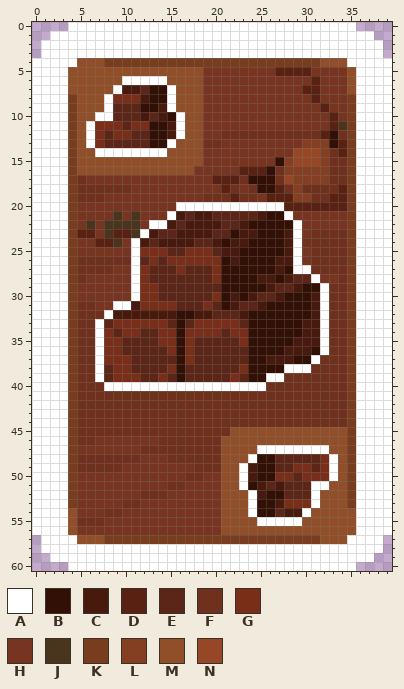
Pixel-art sprite: KrampitzKreutzwiserSettlersOfCatan/src/textures/cards/cardClay.png. Above is the file before it was changed.
The file is 80x122 pixels, drawn in blocks of 2x2; one block is one cell here. Colours within 5 levels of each other are drawn and written as one.
Palette (. is transparent): A #ffffff  B #321006  C #471a0d  D #582111  E #5b2617  F #6f311e  G #782e19  H #773521  J #49341e  K #783d1e  L #843e22  M #914f29  N #964726
The result:
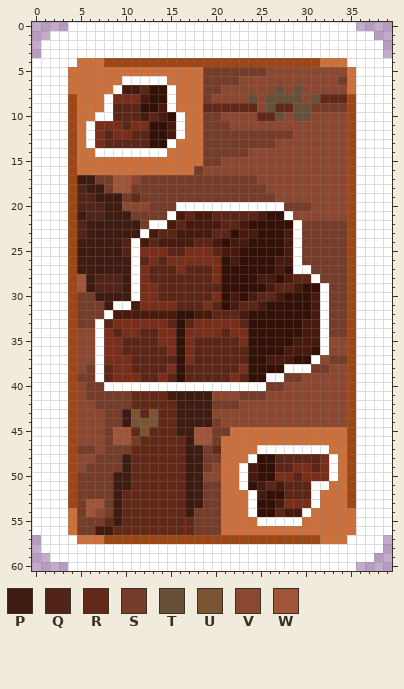
Colours new in this view: P #3d1b11  Q #522417  R #632918  S #763c2a  T #675038  U #7a5433  V #8c4730  W #a05538
What changed:
colour K: #783d1e -> #9c4715
colour M: #914f29 -> #cc703c
y 5: x 19..34 HHHHHHHHDDDDHHHH -> SSSSSSSVVVVVVVVV
y 6: x 19..34 HHHHHHHHHHHHDHHH -> SSSSVVVVVVVVVVVS
y 7: x 19..34 HHHHHHHHHHHDDHHH -> SSVVVVVVTVTVVVVV
y 8: x 19..34 HHHHHHHHHHHHDHHH -> SVVVVTVTTTTVTRRR
y 9: x 19..34 HHHHHHHHHHHHHDHH -> RRRRRRVTRRTTSSSS
y 10: x 19..34 HHHHHHHHHHHHHHDH -> SSVVVVRRTVTTVVVV
y 11: x 19..34 HHHHHHHHHHHHHHDJ -> SSSVVVVVVVVVVVVV
y 12: x 19..34 HHFFFFFFFFFFFDBF -> SSSSSSSSSSVVVVVV
y 13: x 19..34 FFHHHHHHHHHLLLBD -> SSSSSSSSVVVVVVVV
y 14: x 19..34 HHHHHHHHHHNNNLFD -> SSSSSVVVVVVVVVVV
y 15: x 19..34 HHHHHHHHBLNNNLFF -> SSVVVVVVVVVVVVVV
y 16: x 18..34 HHHHHDDDBFLLLLLFF -> SVVVVVVVVVVVVVVVV
y 17: x 5..34 FHHHHHHHHHHHHHHDDDFBBBFNLLLLFF -> PPSSWWVSSSSSSSSSSSSSVVVVVVVVVV
y 18: x 5..34 FFFFFFHHHHHHHHHHDFHFBBDFLFFFFD -> QPPSWWSSSSSSSSSSSSSSSVVVVVVVVV
y 19: x 5..34 FFFHHHHHHHHHHHFFFDFFHDDDLLFFDD -> QQPPPSRSSSSSSSSSSSSSSSVVVVVVVV
y 20: x 5..15 HHHHHHHHHHH -> QQQPPVVVSSS; x 28..34 DDDDDDD -> SSSVVVV
y 21: x 5..14 HHHHJHJHHH -> PQQPPPSSSS; x 29..34 HHHHHH -> VVVVVV
y 22: x 5..12 HJHJJJJH -> QPPPPPPS; x 30..34 HHHHH -> SSSSS
y 23: x 5..11 DDHJDDJ -> QPPPPPP; x 30..34 HFFFF -> SSSSS
y 24: x 5..10 HHDDJH -> PPPPPQ; x 30..34 FFFFF -> SSSSS
y 25: x 5..10 HHHHHH -> PPPPPQ; x 30..34 HFFFF -> SSSSS
y 26: x 5..10 FFFFFF -> PPPPPP; x 30..34 HFFFF -> SSSSS
y 27: x 5..10 FFFFHH -> PPPPPP; x 31..34 FFFF -> SSSS
y 28: x 5..10 FHHHHH -> WPQQQP; x 32..34 HHF -> SSS
y 29: x 5..10 HHHHHH -> WPQQQP; x 33..34 FF -> SS
y 30: x 5..10 HHHHHH -> SSPPPP; x 33..34 FF -> SS
y 31: x 5..8 FFHH -> SSSP; x 33..34 FF -> SS
y 32: x 5..7 FFF -> SSS; x 33..34 FF -> SS
y 33: x 5..6 FF -> SS; x 33..34 FF -> SS
y 34: x 5..6 FF -> VV; x 33..34 FF -> SS
y 35..36: x 5..6 FF -> VV; x 33..34 FF -> VV
y 37: x 5..6 FF -> VV; x 32..34 FFF -> VSS
y 38: x 5..6 FF -> VS; x 31..34 FFFF -> SSVV
y 39: x 5..6 FF -> SS; x 28..34 FFFFFFF -> SSVVVVV
y 40: x 5..7 FFF -> VSS; x 26..34 FFFFFFFFF -> SSVVVVVVV
y 41: x 5..34 FFFFFFFFFFFFFFFFFFFFFFFFFFFFFF -> VSSSSSRRRRPPPPPVVVSSSVVVVVVVVV
y 42: x 5..34 FFFFFFFFFFFFFFFFFFFFFFFFFFFFFF -> VVSSSSRRRRRPPPPSSSVVVVVVVVVVVV
y 43: x 5..34 FFFFFFFFFFFFFFFFFFFFFFFFFFFFFF -> VVVSSPURURRPPPPVVVVVVVVVVVVVVV
y 44: x 5..34 FFFFFFFFFFFFFFFFFFFFFFFFFFFFFF -> VVVSSPUUURRPPPPSVVVVVVVVVVVVVV
y 45: x 5..21 FFFFFFFFFFFFFFFFF -> VVVSWWRURRRPPWWSS
y 46: x 5..20 FFHHHHHHHFFFFFFF -> VVVSWWSRRRRRPWWS
y 47: x 5..20 HHHHHHHFFFFFFFFF -> SSVSSSRRRRRRPPSR
y 48: x 5..20 FFFFFFFHHHFFFFFF -> VVSSSPRRRRRRPPSS
y 49: x 5..20 FFFFFHHHHHHHHFFF -> VSSSSPRRRRRRPPSV
y 50: x 5..20 HHHHHHHHHHHHFFHH -> SSSSPPRRRRRRPPVV
y 51: x 5..20 HHHHHHHHHHFFHHHH -> SSSSPPRRRRRRPPSS
y 52: x 5..20 HHHHHHHFFFHHHHHH -> SSSSPRRRRRRRPPSS
y 53: x 5..20 HHHHHFFHHHHHHHHH -> SWWSPRRRRRRRPPSS
y 54: x 5..20 HHHFFHHHHHHHHHHH -> SWVSPRRRRRRRPSSS
y 55: x 5..20 FFFHHHHHHHHHHHHH -> SSSRPRRRRRRRRSSS
y 56: x 5..20 HHHHHHHHHHHHHHHH -> SSPPRRRRRRRRRSSS
Boxes around the changes in both pictures, in picture pixels (x1, y1, x2, y2):
changed: (68, 58, 356, 544)
